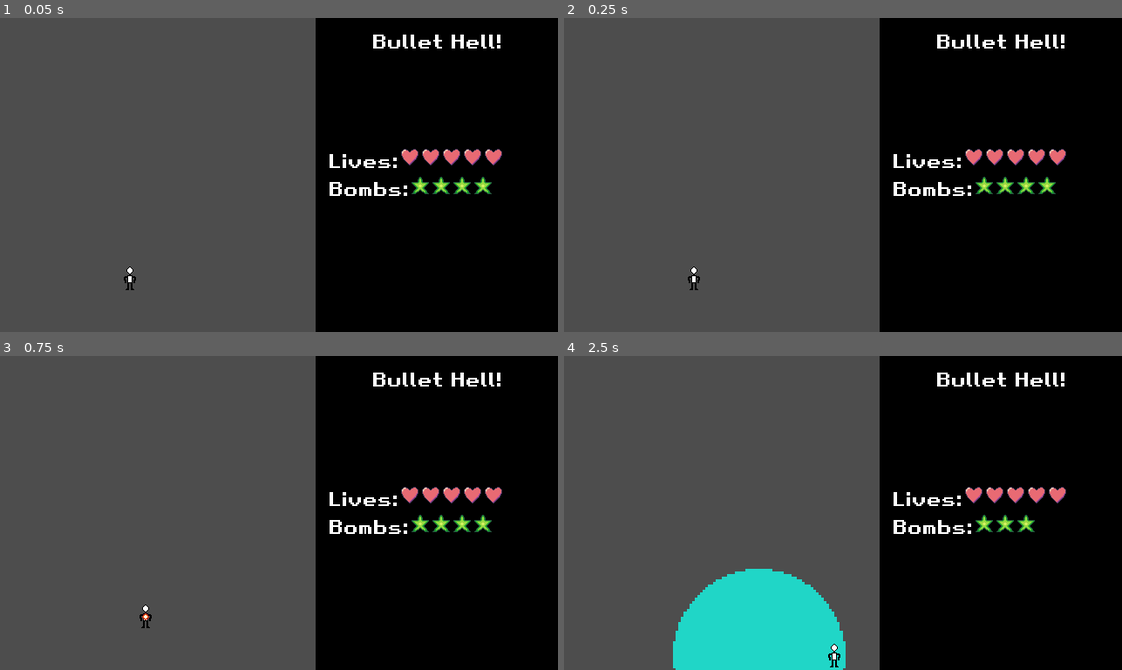
Above: before the commit, frames 1-4 (two rows, left to right).
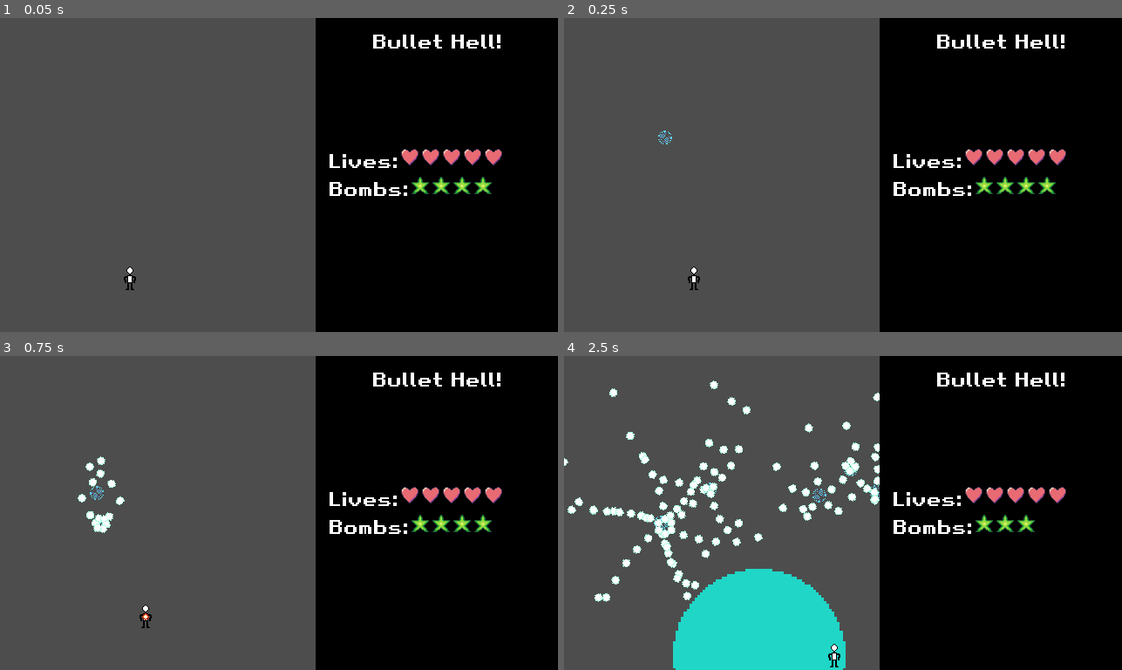
Above: after the commit, the same moments.

Repository: PhotonChaos/BulletHell
Game: Godot game, scene res://scenes/game.tscn
Same seed, same stepped clock (60 frames per second), same inputs: the game is played once before the commit and once after it.
Inputs:
- Up to frame 1 (0.05 s): no input
- Up to frame 2 (0.25 s): no input
- Up to frame 3 (0.75 s): hold Right (move_right) from 0.53 s (still down); hold Shift (focus) from 0.53 s (still down)
- Up to frame 4 (2.5 s): release Right (move_right) at 1.28 s; release Shift (focus) at 1.28 s; hold Down (move_down) 1.28-2.03 s; tap Z (primary) at 1.35 s; hold Right (move_right) from 2.03 s (still down); hold X (secondary) from 2.03 s (still down)

Frame 1 is identical in both runs. In frame 2, less than 0.1% of the frame differs, in the area x 16-20%, y 35-41%; in frame 3, 0.4%; in frame 4, 3.0%, in the area x 0-57%, y 7-79%.

Commit message:
Changed bullet sprite layer from 0 to 5

Diff:
--- a/scenes/bullets/bullet.tscn
+++ b/scenes/bullets/bullet.tscn
@@ -12,6 +12,7 @@
 script = ExtResource("1_5f1na")
 
 [node name="Sprite2D" type="Sprite2D" parent="."]
+z_index = 5
 texture = ExtResource("2_lj7gv")
 
 [node name="Hitbox" type="CollisionShape2D" parent="."]
--- a/scenes/bullets/bullet_knife.tscn
+++ b/scenes/bullets/bullet_knife.tscn
@@ -13,6 +13,7 @@
 script = ExtResource("1_sobbc")
 
 [node name="Sprite2D" type="Sprite2D" parent="."]
+z_index = 5
 texture = ExtResource("2_sobbc")
 
 [node name="Hitbox" type="CollisionShape2D" parent="."]
--- a/scenes/bullets/bullet_small.tscn
+++ b/scenes/bullets/bullet_small.tscn
@@ -6,7 +6,8 @@
 [sub_resource type="CircleShape2D" id="CircleShape2D_v7oki"]
 radius = 3.0
 
-[node name="Bullet" type="Area2D"]
+[node name="Bullet" type="Area2D" groups=["enemy_bullets"]]
+z_index = 5
 collision_layer = 2
 collision_mask = 0
 script = ExtResource("1_nl13i")
@@ -14,5 +15,5 @@
 [node name="Sprite2D" type="Sprite2D" parent="."]
 texture = ExtResource("2_nl13i")
 
-[node name="Hitbox" type="CollisionShape2D" parent="." groups=["enemy_bullets"]]
+[node name="Hitbox" type="CollisionShape2D" parent="."]
 shape = SubResource("CircleShape2D_v7oki")
--- a/scripts/game.gd
+++ b/scripts/game.gd
@@ -12,6 +12,7 @@
 #  -2. Player Shots
 #  -1. Player Sprite
 #   0. Default
+#   5. Enemy Bullets
 #  10. Player Hitbox
 
 @onready var bullet_sfx = $BulletSoundPlayer as AudioStreamPlayer2D
@@ -19,6 +20,7 @@
 @onready var main_ui = $UILayer/GameplayUI as GameplayUI
 
 @onready var enemy_template: PackedScene = preload("res://scenes/enemy/enemy.tscn")
+@onready var item_template: PackedScene = preload("res://scenes/pickup/item.tscn")
 
 static var _game_instance: GameController = null
 
@@ -94,6 +96,13 @@
 	return spawn_burst(_position, type, count, TAU, _rotation, dist, v, a)
 
 
+static func spawn_item(_position: Vector2, type: Item.ItemType) -> Item:
+	var item: Item = _game_instance.item_template.instantiate()
+	item.position = _position
+	item.item_type = type
+
+	return item
+
 ## Returns the position of the player.[br]
 ## If there is more than one player object in the group, returns the first one.
 static func get_player_pos() -> Vector2:
@@ -112,8 +121,15 @@
 ## Turns all bullets onscreen into points. [br]
 ## If [param hard_clear] is set to true, also clears strong bullets (ones which survive bombs)
 static func clear_all_bullets(hard_clear=false):
-	var bullets = _game_instance.get_tree().get_nodes_in_group("enemy_bullets")
+	var bullets: Array = _game_instance.get_tree().get_nodes_in_group("enemy_bullets")
 
+	for bullet: Bullet in bullets:
+		var item: Item = spawn_item(bullet.global_position, Item.ItemType.SMALL_POINT)
+
+		item.magnet_player = true
+		_game_instance.add_child(item)
+
+		bullet.queue_free()
 
 
 func spawn_enemies():
@@ -130,7 +146,7 @@
 	enemy.tick_func = func (age: float, _position: Vector2):
 		GameController.spawn_ring(_position, "small_ball", enemy_shots, age * PI/15, 5, 40, 20)
 
-	#add_child(enemy)
+	add_child(enemy)
 
 
 
--- a/scripts/gameplay_ui.gd
+++ b/scripts/gameplay_ui.gd
@@ -9,7 +9,7 @@
 
 
 func set_lives(lives: int):
-	for child in livesContainer.get_children(true):
+	for child in livesContainer.get_children():
 		child.queue_free()
 
 	for i in range(lives):
@@ -27,7 +27,7 @@
 	if bombs < 0:
 		bombs = 0
 
-	for child in bombsContainer.get_children(true):
+	for child in bombsContainer.get_children():
 		child.queue_free()
 
 	for i in range(bombs):
--- a/scripts/player.gd
+++ b/scripts/player.gd
@@ -185,3 +185,4 @@
 func _on_item_hitbox_area_entered(area: Area2D) -> void:
 	if area is Item:
 		(area as Item).apply(self)
+		area.queue_free()
